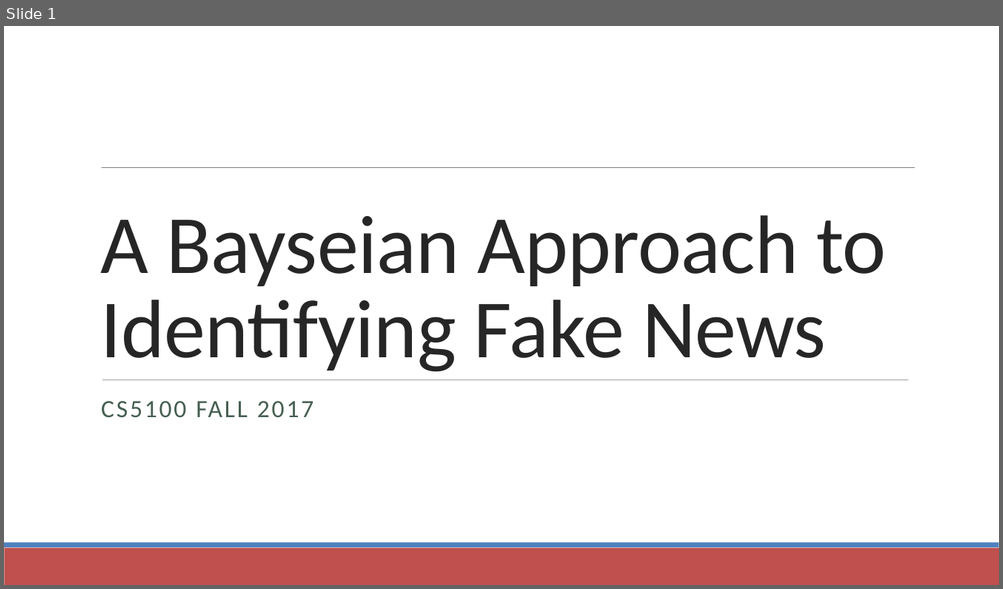
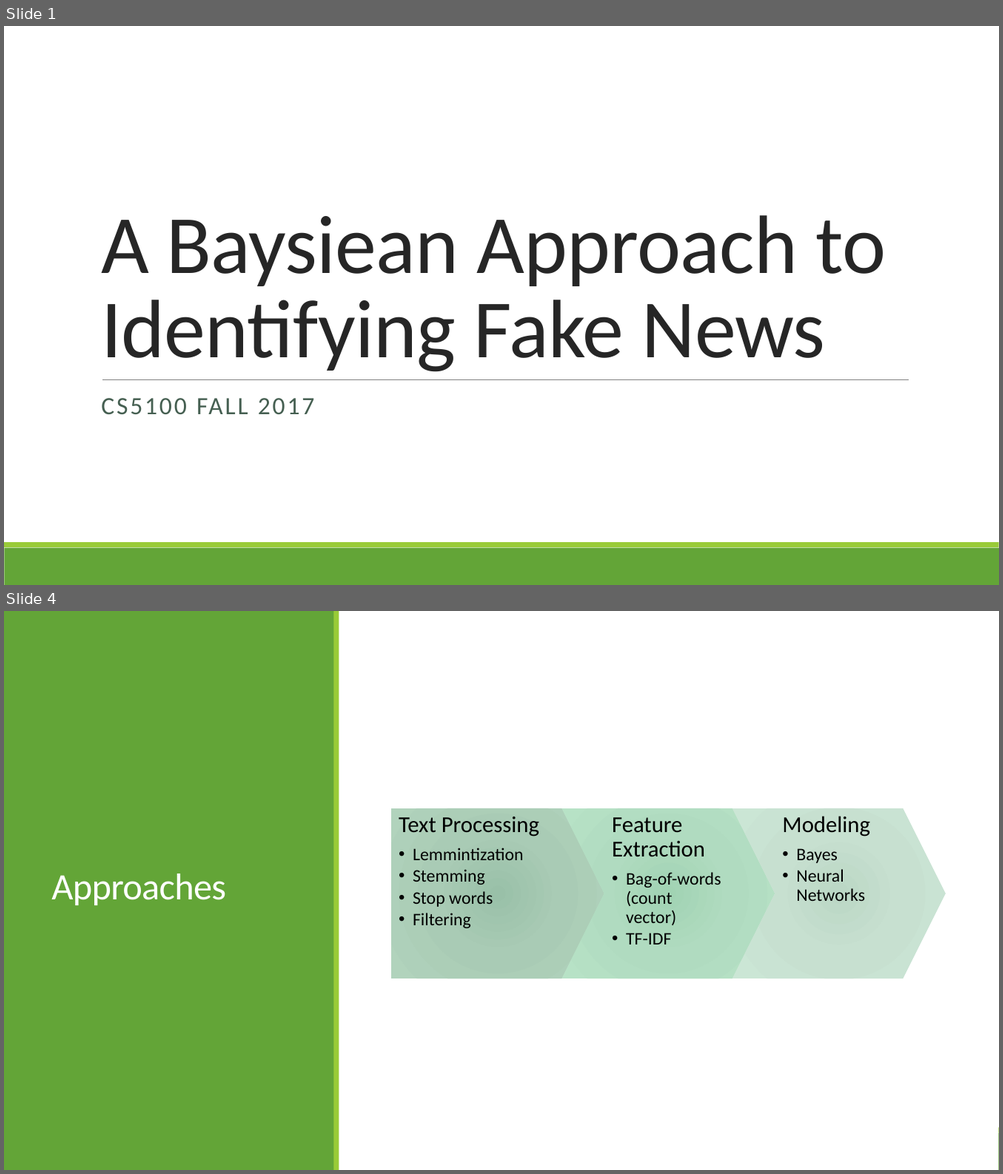
Before and after one commit to LinghanX/Project_Veritas, a slide deck: presentations/FakeNews_Final.pptx. Shown one above the other, each under a label of ours: slide 1 before the commit, slides 1 and 4 after it; the slides between them are not shown. The pictures are 1003x589 and 1003x1174 pixels, drawn with LibreOffice and Linux fonts; fonts in the diff are those of the drawing. Boxes give left, top, right and bottom in pixels: in the first picture for what was removed or moved away, otherwise in the second. Text is boxed around its words. In the diff, an @@ line names an element or a change of style, - is before the commit and + after.

```diff
--- a/presentations/FakeNews_Final.pptx
+++ b/presentations/FakeNews_Final.pptx
@@ slide 4 added at (4,611,999,1170), background #FFFFFF; not listed: 2 template elements that a slide beside it also shows @@
@@ rectangle added at (4,611,999,1170), fill #FFFFFF @@
@@ rectangle added at (4,611,335,1170), fill #63A537 @@
@@ rectangle added at (334,611,339,1170), fill #99CB38 @@
@@ group added at (391,809,945,980): 3 texts, 2 chevrons, 1 pentagon arrow @@
+Text Processing
+  • Lemmintization
+  • Stemming
+  • Stop words
+  • Filtering
+Feature Extraction
+  • Bag-of-words (count vector)
+  • TF-IDF
+Modeling
+  • Bayes
+  • Neural Networks
@@ title added at (51,874,226,906), 36 pt, text #FFFFFF @@
+Approaches
@@ slide 1 changed as well @@
@@ line removed from (102, 168) to (915, 168) @@
@@ title at (101,215,885,372): text changed @@
-A Bayseian Approach to Identifying Fake News
+A Baysiean Approach to Identifying Fake News
@@ line (102, 380) - (908, 380): stroke #808080 0.51 pt to #808080 0.5 pt @@
@@ subtitle "CS5100 FALL 2017" at (101,398,315,414): line spacing 1 to 0.9; more space between paragraphs @@
@@ rectangle at (4,548,999,585): fill #C0504D to #63A537 @@
@@ rectangle at (4,543,999,548): fill #4F81BD to #99CB38 @@
```
Also in this commit, not shown: 2 other slides changed, 5 other slides added, 6 slides removed, 4 other files.
